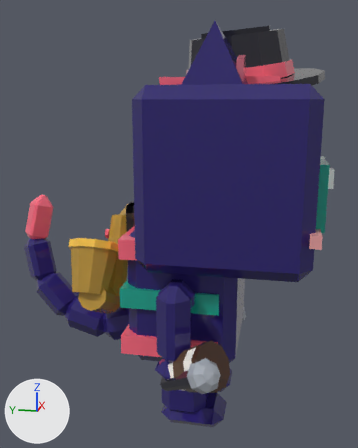
The glTF model assets/cat-cafe/exports/CatCafe_Cat_Neon_Work.glb, before and after one commit.
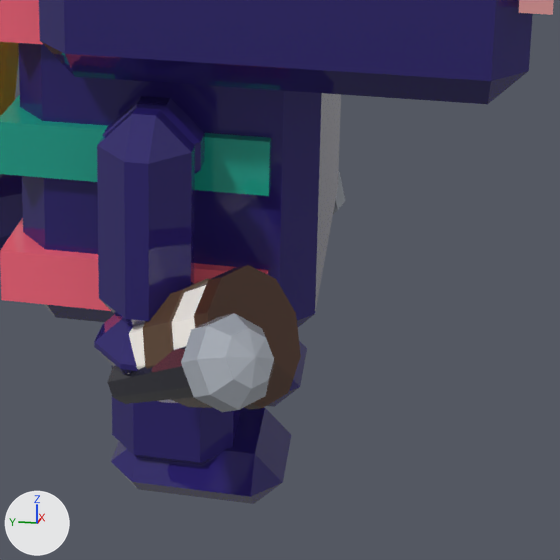
Each version is shown whole from a 50 mm lens placed at (-2.435, -0.476, 1.605), pointed at (0.084, 0.028, 0.975), then close up on the part from 34% to 91% of the width and 55% to 100% of the height. Every picture has the same lights, and +X, +Y and +Z are marked at lower left. The first two pictures are the older version. Vertices at exactly the same position are counted once.

Objects in the first close-up: 'CatCafe_Cat_Neon_Work_Body', 'CatCafe_Cat_Neon_Work_Head', 'CatCafe_Cat_Neon_Work_Held_Barista', 'CatCafe_Cat_Neon_Work_Held_Entertainer', 'CatCafe_Cat_Neon_Work_LegB2', 'CatCafe_Cat_Neon_Work_LegF2', 'CatCafe_Cat_Neon_Work_Prop2', 'CatCafe_Cat_Neon_Work_Tail' and 2 more.
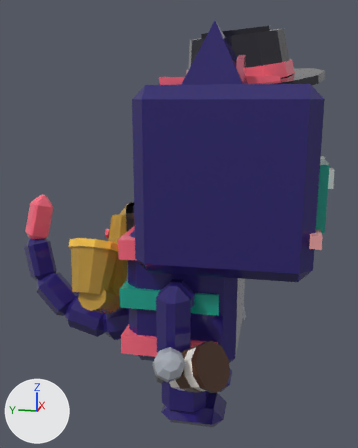
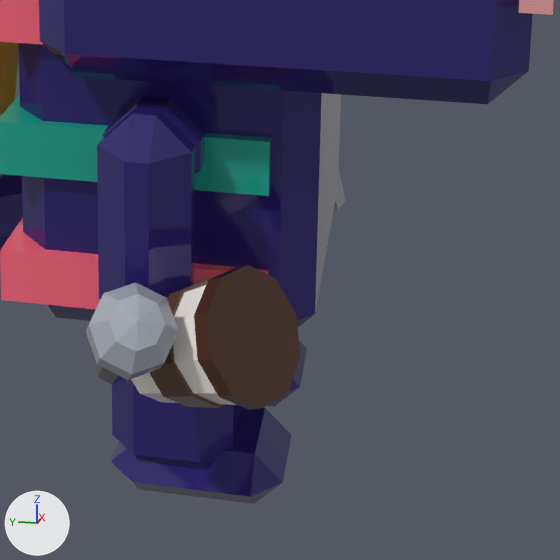
What differs and where, as boxes (x1, y1, x2, y2) in the close-ups (560 x 560 px; the box of a moved part takes in the faces that stretch with it):
'CatCafe_Cat_Neon_Work_Held_Entertainer', reshaped (44% narrower)
    before: (107, 313, 275, 412)
    after: (86, 282, 179, 384)
part 1 of me_catcafe_cat_neon_work_held_entertainer, moved or reshaped
    before: (181, 313, 275, 412)
    after: (86, 282, 179, 380)
part 2 of me_catcafe_cat_neon_work_held_entertainer, moved or reshaped
    before: (107, 346, 193, 404)
    after: (93, 357, 125, 384)

The change, as a list of edits to the scene's bpy script:
```text
Change me_catcafe_cat_neon_work_held_entertainer:
    used by ob_catcafe_cat_neon_work_held_entertainer; location = (-0.451, -0.067, 0.437)
    remove me_catcafe_cat_neon_work_held_entertainer.from_pydata(...)  # 50 vertices, 92 faces; spans x -0.262..0.013, y -0.222..0.068, z -0.1..0.158
    add me_catcafe_cat_neon_work_held_entertainer.from_pydata(...)  # 50 vertices, 92 faces; spans x -0.234..0.027, y -0.074..0.1, z -0.076..0.181
    me_catcafe_cat_neon_work_held_entertainer part 1: the loose piece of 34 vertices spanning x -0.262..-0.126, y -0.222..-0.086, z 0.026..0.158 is multiplied about its middle by the matrix ((0.626, 0.739, 0.247), (-0.615, 0.663, -0.427), (-0.48, 0.115, 0.87)), then moved by (0.027, 0.151, 0.019)
    me_catcafe_cat_neon_work_held_entertainer part 2: 16 of 50 vertices moved; they spanned x -0.212..0.013, y -0.169..0.068, z -0.1..0.112 and now span x -0.175..0.027, y -0.036..0.1, z -0.076..0.124; mean shift (0.025, 0.083, 0.018); largest move (-0.202, -0.142, 0.043) -> (-0.175, 0.031, 0.074)
```
